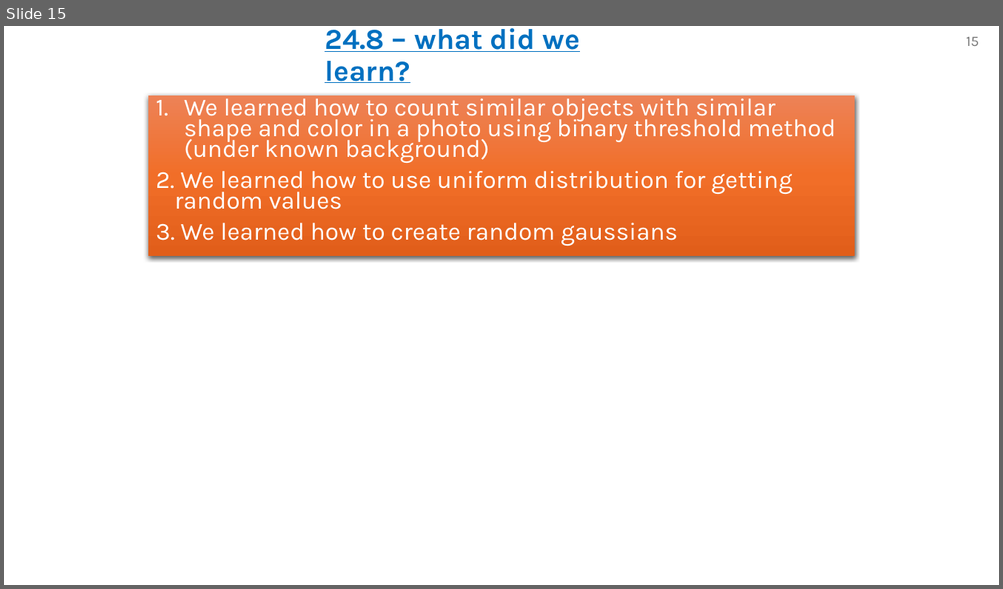
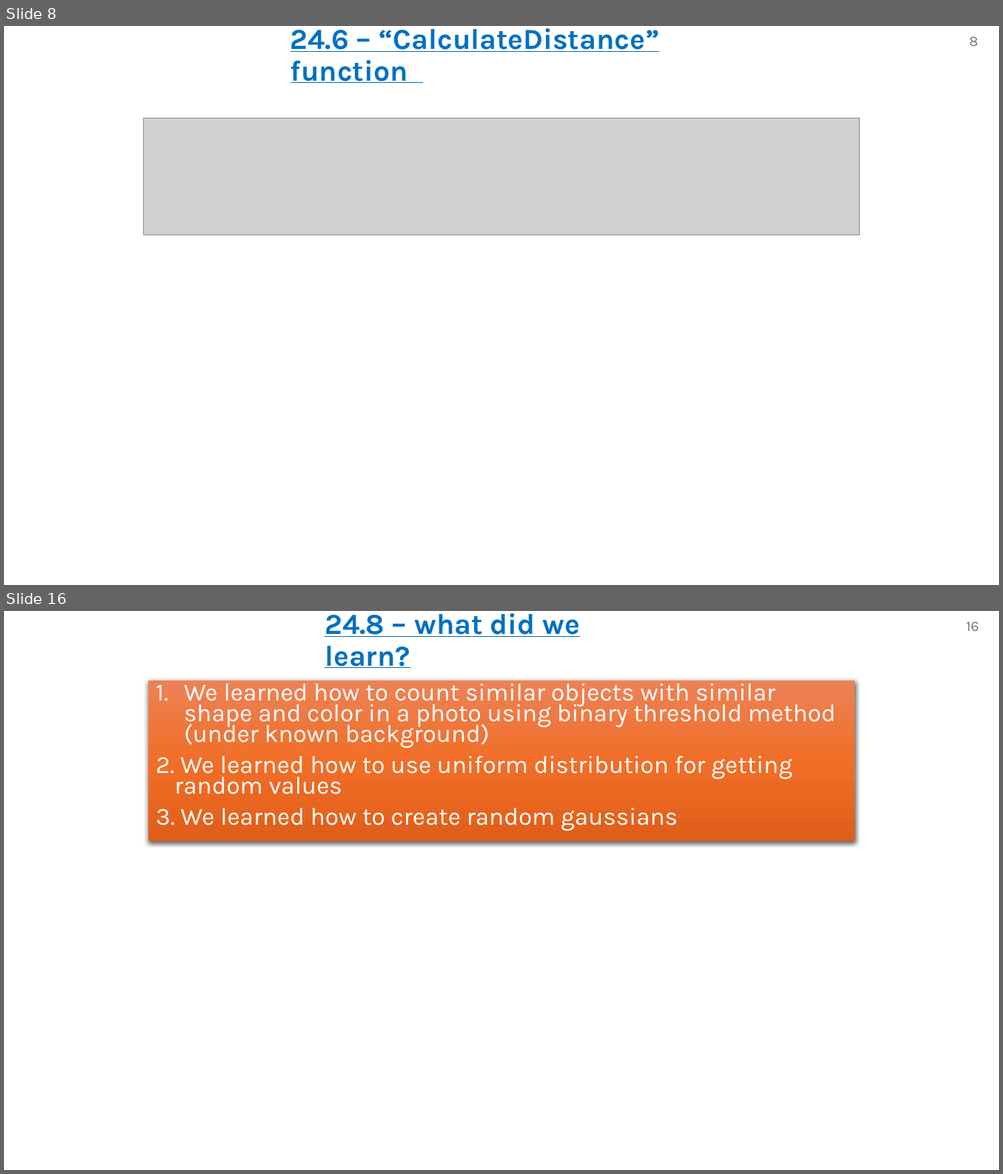
Before and after one commit to omripony/image-processing, a slide deck: labs/lab24- waiting for grade/version 1/1950-2210-7939-ImPr24-1.pptx. Shown one above the other, each under a label of ours: slide 15 before the commit, slides 8 and 16 after it; the slides between them are not shown. The pictures are 1003x589 and 1003x1174 pixels, drawn with LibreOffice and Linux fonts; fonts in the diff are those of the drawing; grey boxes stand for pictures. Boxes give left, top, right and bottom in pixels: in the first picture for what was removed or moved away, otherwise in the second. Text is boxed around its words. In the diff, an @@ line names an element or a change of style, - is before the commit and + after.

```diff
--- a/labs/lab24- waiting for grade/version 1/1950-2210-7939-ImPr24-1.pptx
+++ b/labs/lab24- waiting for grade/version 1/1950-2210-7939-ImPr24-1.pptx
@@ slide 8 added at (4,26,999,585), background #FFFFFF @@
@@ text added at (290,28,659,83), 28 pt, text #0070C0, bold, underline @@
+24.6 – “CalculateDistance” function
@@ page number added at (969,36,978,46), 14 pt, text #797979 @@
+8
@@ picture added at (144,118,859,235) @@
@@ what was slide 15 is now slide 16 @@
@@ page number at (966,621,979,631): text changed @@
-15
+16
```
Also in this commit, not shown: 10 slides changed, 2 other slides added, 2 slides removed, 31 other files.
